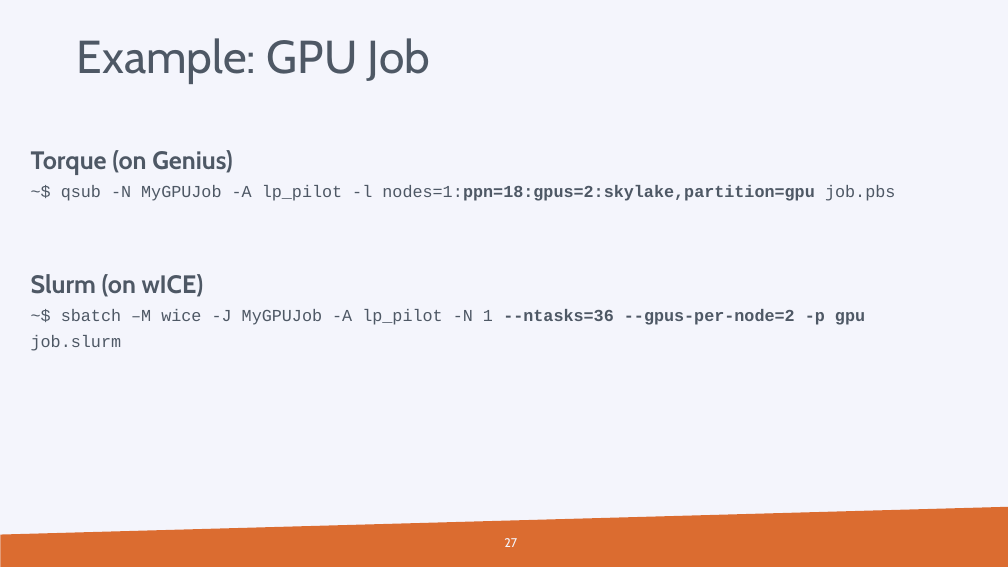
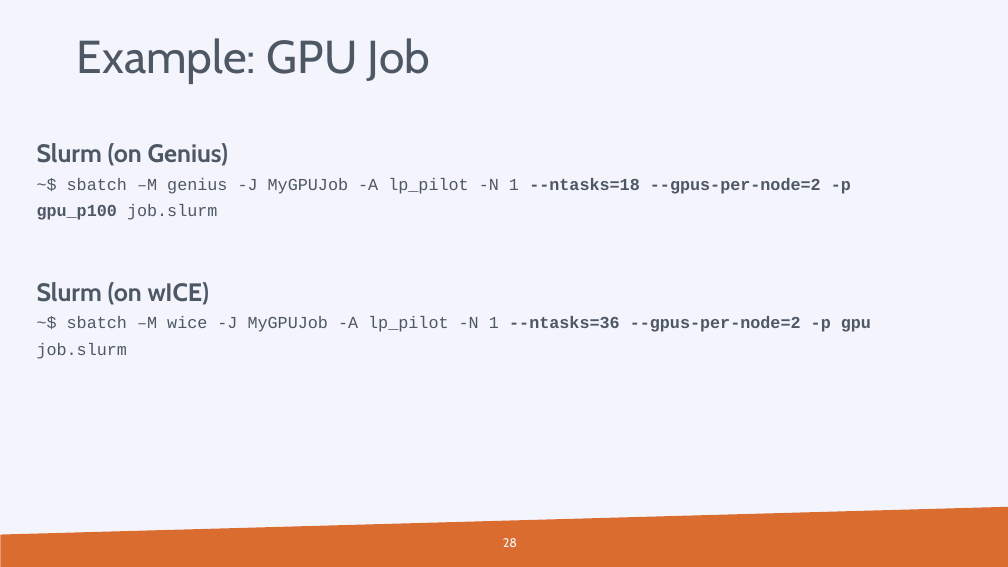
Before and after one commit to hpcleuven/Slurm-lunchbox, a slide deck: slide 28 of Slurm_Lunchbox.pptx (slide 27 before the commit). Drawn at 1008x567 pixels with LibreOffice and Linux fonts; fonts in the diff are those of the drawing; background and template pictures are left out. Boxes give left, top, right and bottom in pixels: in the first picture for what was removed or moved away, otherwise in the second. Text is boxed around its words. In the diff, an @@ line names an element or a change of style, - is before the commit and + after.

Commit message:
adapted to Genius post-migration setup

```diff
--- a/Slurm_Lunchbox.pptx
+++ b/Slurm_Lunchbox.pptx
@@ text at <box>37,143,851,220</box>: text changed @@
-Torque (on Genius)
-~$ qsub -N MyGPUJob -A lp_pilot -l nodes=1:ppn=18:gpus=2:skylake,partition=gpu job.pbs
+Slurm (on Genius)
+~$ sbatch –M genius -J MyGPUJob -A lp_pilot -N 1 --ntasks=18 --gpus-per-node=2 -p gpu_p100 job.slurm
@@ text "Slurm (on wICE)": place and size @@
-text "Slurm (on wICE)" at <box>31,274,865,351</box>
+text "Slurm (on wICE)" at <box>37,282,871,359</box>
@@ page number at <box>503,538,517,547</box>: text changed @@
-27
+28
```
Also in this commit, not shown: 5 other slides changed, 1 slide added.
